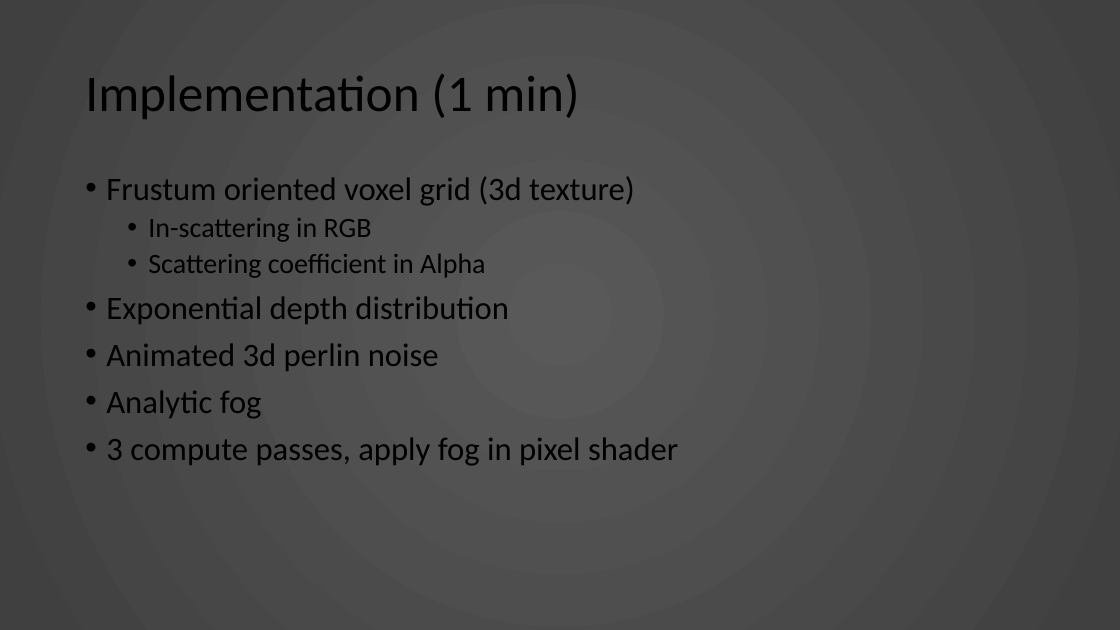
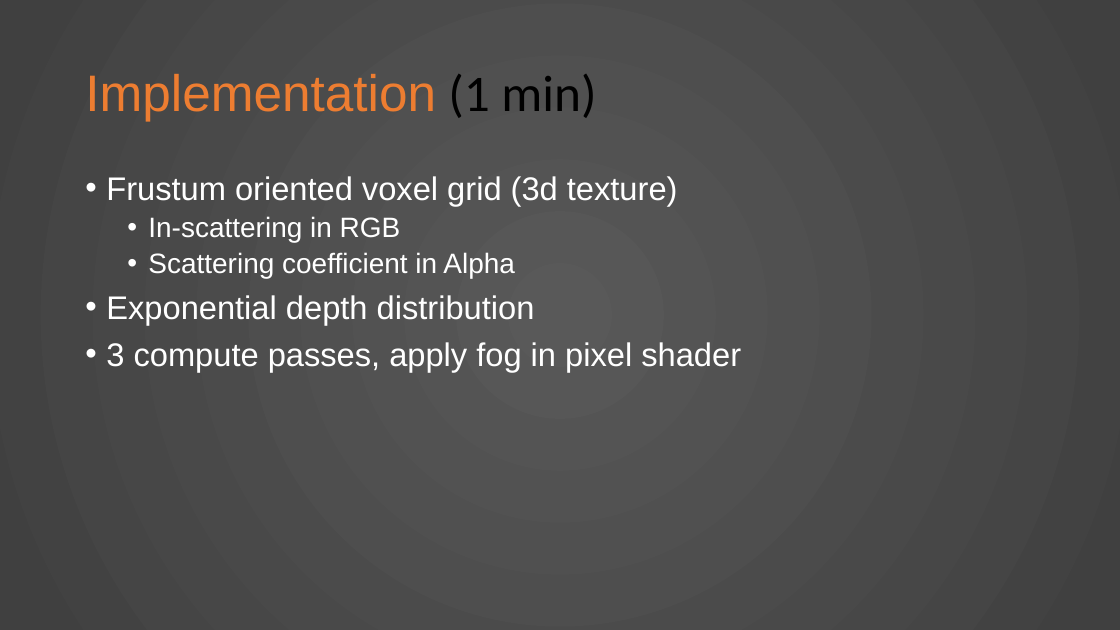
Before and after one commit to KnightTec/ShaderProject, a slide deck: slide 5 of Presentation.pptx. Drawn at 1120x630 pixels with LibreOffice and Linux fonts; fonts in the diff are those of the drawing. Boxes give left, top, right and bottom in pixels: in the first picture for what was removed or moved away, otherwise in the second. Text is boxed around its words. In the diff, an @@ line names an element or a change of style, - is before the commit and + after.

```diff
--- a/Presentation.pptx
+++ b/Presentation.pptx
@@ title "Implementation (1 min)" at [85, 74, 596, 121]: font Calibri to Arial, text colour #000000 to #ED7D31 in "Implementation" @@
@@ text "Frustum oriented voxel grid (3d ..." at [106, 176, 741, 372]: font Calibri to Arial, text colour #000000 to #FFFFFF @@
@@ text at [106, 343, 439, 419]: paragraphs removed @@
-• Animated 3d perlin noise
-• Analytic fog
```
Also in this commit, not shown: 4 other slides changed, 10 other files.
